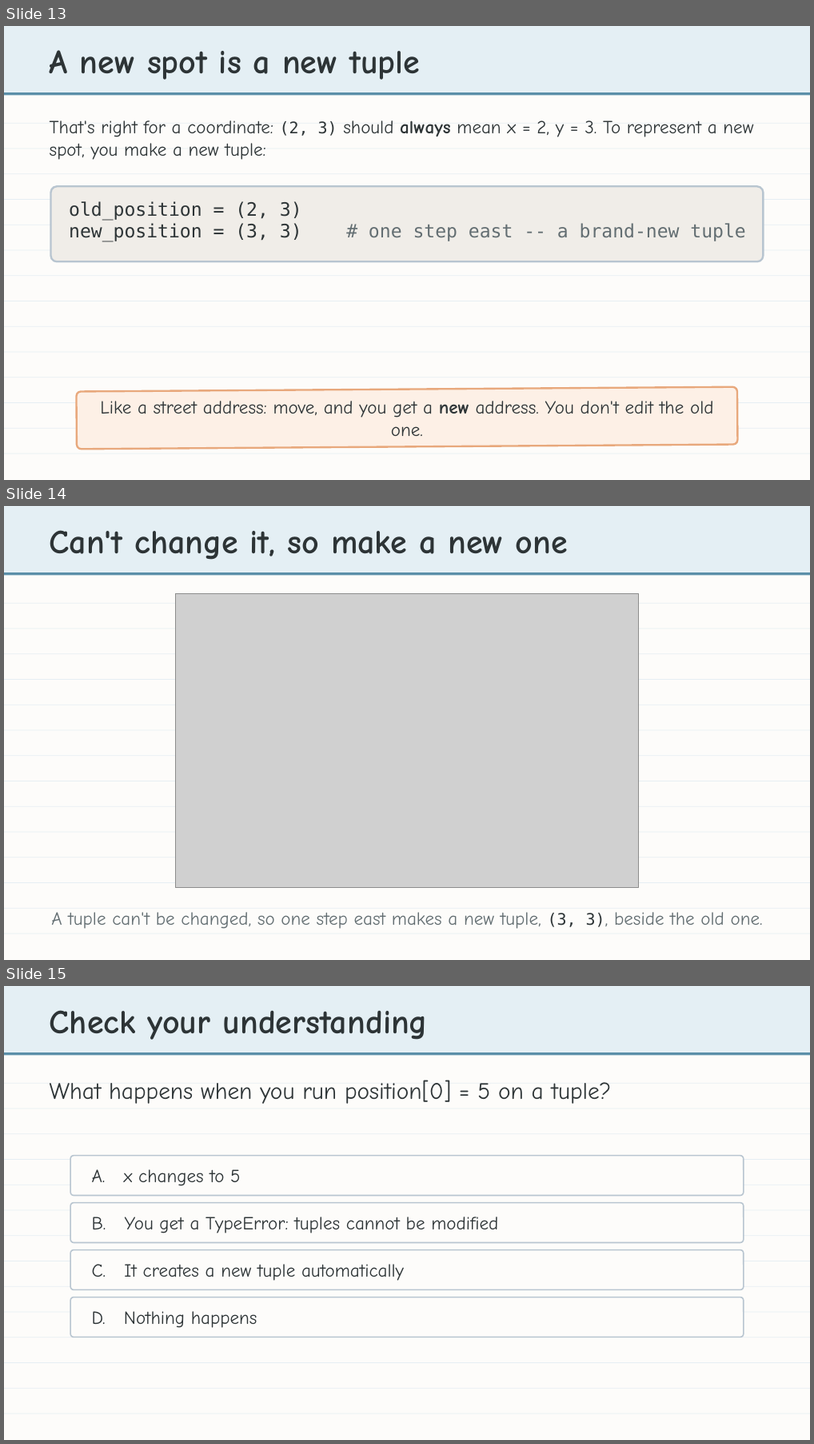
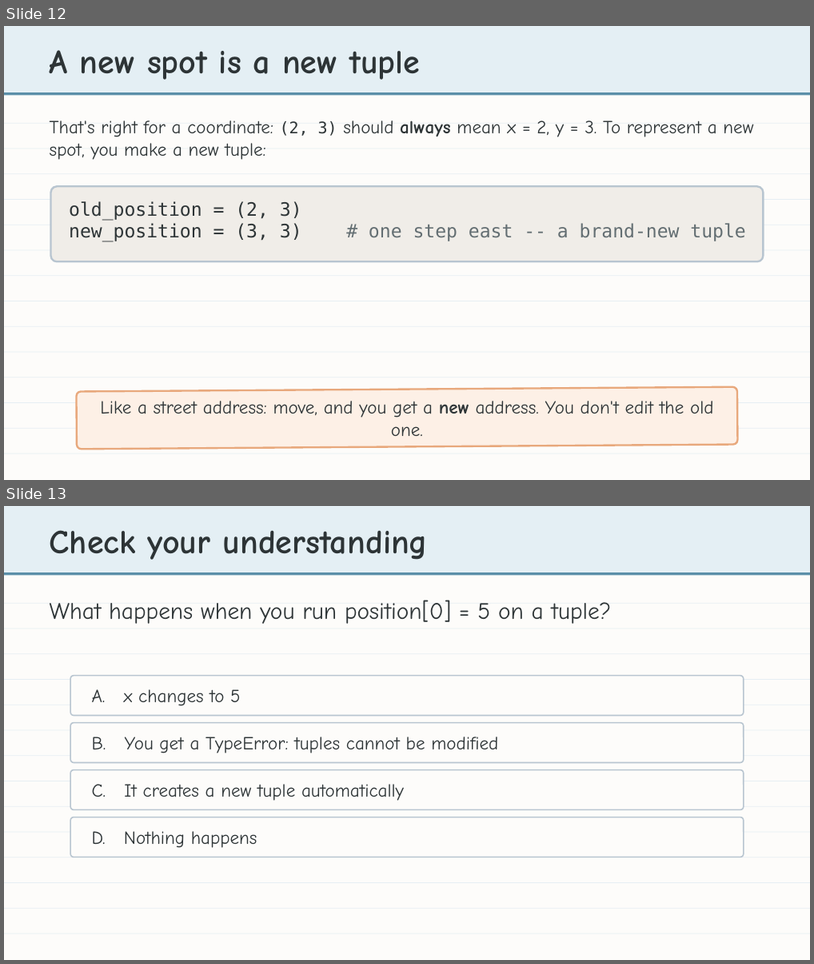
Before and after one commit to bradamiller/LearningPython, a slide deck: static/slides/module-04-manhattan/module-4-lesson-02-tuples.pptx. Shown one above the other, each under a label of ours: slides 13, 14 and 15 before the commit, slides 12 and 13 after it. The pictures are 814x1444 and 814x964 pixels, drawn with LibreOffice and Linux fonts; fonts in the diff are those of the drawing; grey boxes stand for pictures. Boxes give left, top, right and bottom in pixels: in the first picture for what was removed or moved away, otherwise in the second. Text is boxed around its words. In the diff, an @@ line names an element or a change of style, - is before the commit and + after.

```diff
--- a/static/slides/module-04-manhattan/module-4-lesson-02-tuples.pptx
+++ b/static/slides/module-04-manhattan/module-4-lesson-02-tuples.pptx
@@ slide 14 removed at (4, 506, 810, 960), background #FDFCFA @@
@@ rectangle removed at (4, 506, 810, 572) @@
@@ text removed at (50, 530, 568, 560) @@
-Can't change it, so make a new one
@@ rectangle removed at (4, 572, 810, 575) @@
@@ picture removed at (175, 594, 639, 887) @@
@@ rectangle removed at (4, 603, 810, 604) @@
@@ rectangle removed at (4, 628, 810, 629) @@
@@ rectangle removed at (4, 654, 810, 654) @@
@@ rectangle removed at (4, 679, 810, 680) @@
@@ rectangle removed at (4, 704, 810, 705) @@
@@ rectangle removed at (4, 730, 810, 731) @@
@@ rectangle removed at (4, 756, 810, 756) @@
@@ rectangle removed at (4, 780, 810, 781) @@
@@ rectangle removed at (4, 806, 810, 807) @@
@@ rectangle removed at (4, 832, 810, 832) @@
@@ rectangle removed at (4, 857, 810, 857) @@
@@ rectangle removed at (4, 882, 810, 883) @@
@@ rectangle removed at (4, 908, 810, 908) @@
@@ text removed at (51, 912, 763, 928) @@
-A tuple can't be changed, so one step east makes a new tuple, (3, 3), beside the old one.
@@ rectangle removed at (4, 933, 810, 934) @@
@@ what was slide 13 is now slide 12 @@
@@ what was slide 15 is now slide 13 @@
```
Also in this commit, not shown: 3 other slides removed, 3 other files.
